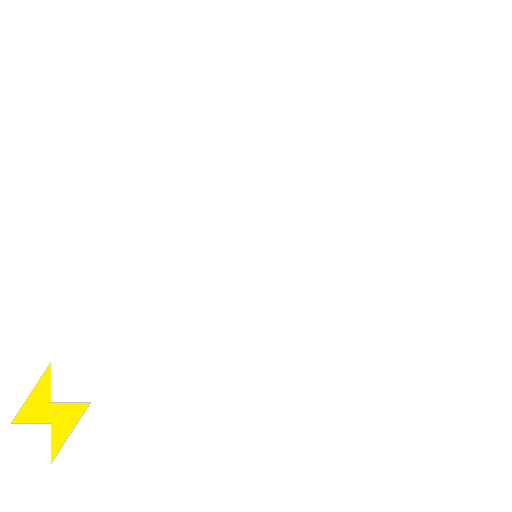
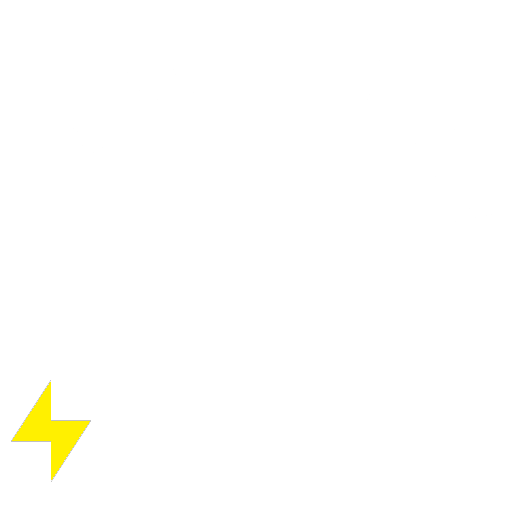
Two versions of the same layered image (w=512, h=512). Layer-by-layer changes:
painted on "symbol" over left=11, top=362, right=91, bottom=482
added layer "marks alt" above "marks" over left=14, top=362, right=91, bottom=419
hid "marks" over left=14, top=362, right=91, bottom=419
hid "inner path raw" over left=46, top=362, right=91, bottom=466
